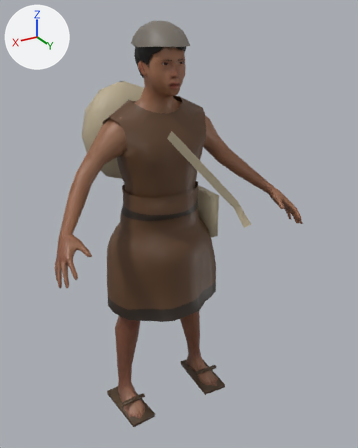
The glTF model campaigns/01_pachacutec/assets/models/pch_npc_messenger.glb, before and after one commit.
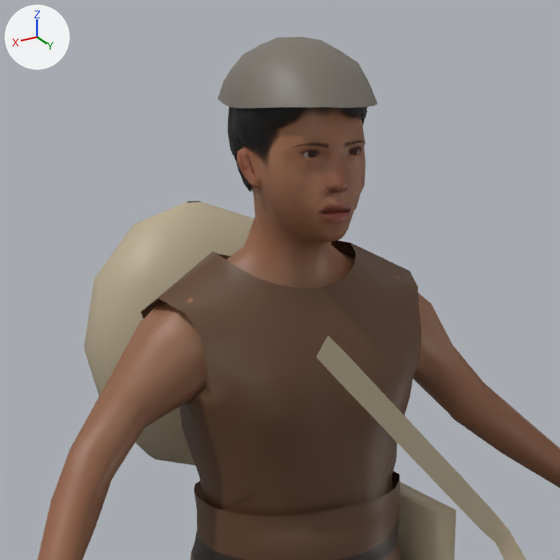
Old and new are each drawn whole from a 50 mm camera at (0.838, 1.557, 1.52) aimed at (-0.086, 0.019, 0.751) and again close up on the part from 14% to 72% of the width and 1% to 48% of the height. The lights are fixed; the arrows at upper left show +X, +Y and +Z. The last two pictures show the newer version. Where no turn or scale is listed for an object, it has been applied to the vertices. Vertices at exactly the same position are counted once.

Script lines for the objects in view, before the commit:
```python
me_clothes = bpy.data.meshes.new('clothes')
me_clothes.from_pydata(...)  # 974 vertices, 1708 faces; spans x -0.236..0.236, y -0.38..0.32, z 0.0..1.492
me_clothes.materials.append(mat_pch_cloth)
me_male1591 = bpy.data.meshes.new('male1591')
me_male1591.from_pydata(...)  # 1591 vertices, 3140 faces; spans x -0.482..0.482, y -0.083..0.318, z 0.0..1.468
me_male1591.materials.append(mat_human_body)  # picture img_young_lightskinned_male_diffuse3_png_pch
me_short02 = bpy.data.meshes.new('short02')
me_short02.from_pydata(...)  # 1755 vertices, 3344 faces; spans x -0.079..0.084, y -0.054..0.151, z 1.29..1.483
me_short02.materials.append(mat_human_short02)  # picture img_short02_diffuse_png_pch
ob_body = bpy.data.objects.new('body', me_male1591)
ob_body.location = (0.0, 0.0, 0.0)
ob_clothes = bpy.data.objects.new('clothes', me_clothes)
ob_clothes.location = (0.0, 0.0, 0.0)
ob_human_short02 = bpy.data.objects.new('Human.short02', me_short02)
ob_human_short02.location = (0.0, 0.0, 0.0)
```
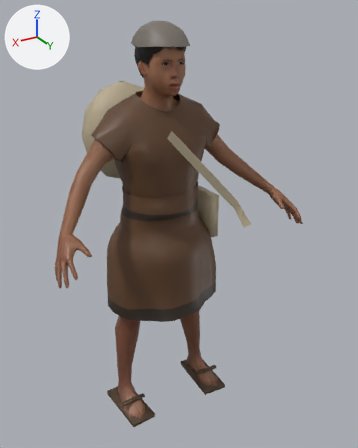
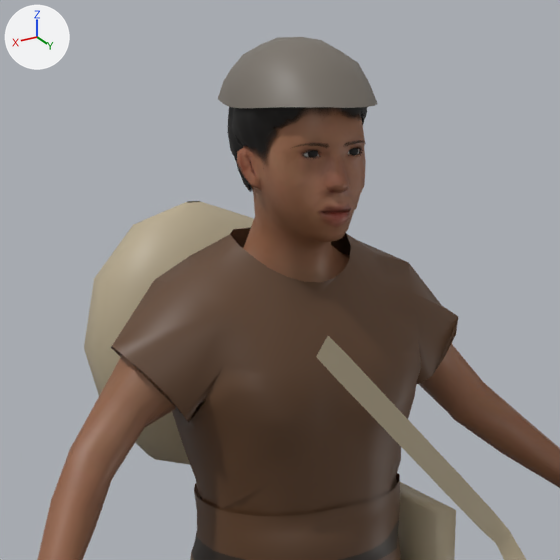
Changed parts and their boxes (x1, y1, x2, y2) in the close-ups (560 x 560 px):
part 1 of me_clothes, rebuilt (23% wider): before (141, 240, 422, 516); after (111, 228, 458, 516)

The change, as a diff of the scene's bpy script:
```diff
--- a/campaigns/01_pachacutec/assets/models/pch_npc_messenger.glb.py
+++ b/campaigns/01_pachacutec/assets/models/pch_npc_messenger.glb.py
@@ me_clothes @@
 # used by ob_clothes; location = (0.0, 0.0, 0.0)
-me_clothes.from_pydata(...)  # 974 vertices, 1708 faces; spans x -0.236..0.236, y -0.38..0.32, z 0.0..1.492
+me_clothes.from_pydata(...)  # 997 vertices, 1756 faces; spans x -0.245..0.245, y -0.38..0.32, z 0.0..1.492
+# me_clothes part 1: the loose piece of 194 vertices spanning x -0.187..0.187, y -0.095..0.14, z 0.754..1.239 is rebuilt with 217 vertices and now spans x -0.245..0.245, y -0.1..0.146, z 0.764..1.264
 me_clothes.materials.append(mat_pch_cloth)
```
